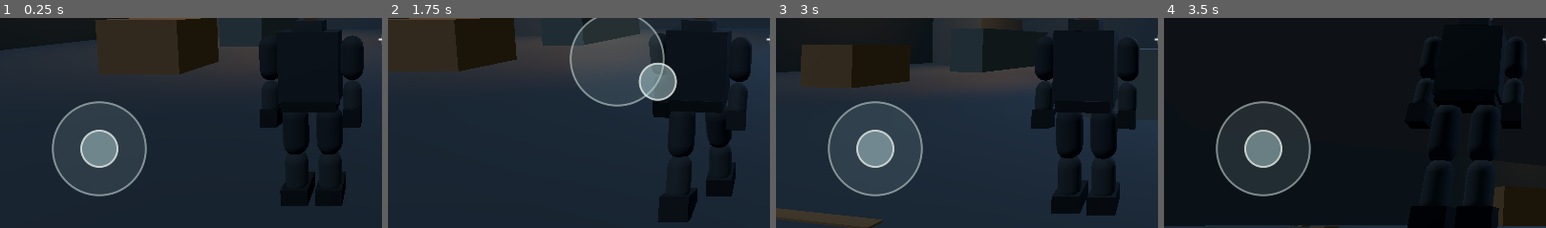
Above: before the commit, frames 1-4 (left to right).
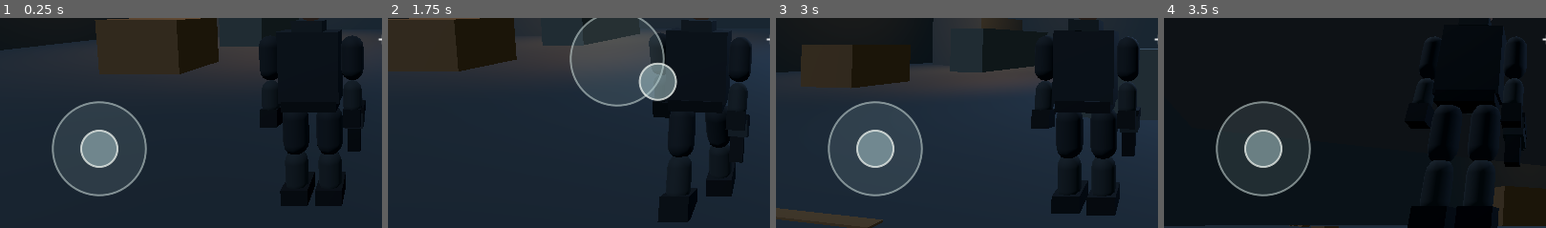
Above: after the commit, the same moments.

Repository: LoloscarPrr/Silent-murder
Game: Godot game, scene res://scenes/main.tscn
Two runs of this game, one before a commit and one after it. Both use one fixed random seed, a clock stepped at 60 frames per second and the inputs below.
Inputs (mouse positions are % of the whole screen's width and height, from its top left):
- Up to frame 1 (0.25 s): no input
- Up to frame 2 (1.75 s): tap Enter at 0.5 s; move the mouse to (72, 44) at 0.52 s; hold Right (ui_right) 0.53-1.25 s; click (72, 44) at 0.67 s; drag from (30, 54) to (45, 69) at 1.27 s
- Up to frame 3 (3 s): move the mouse to (60, 26) at 2.02 s; hold Right (ui_right) 2.03-2.75 s; drag from (45, 69) to (20, 34) at 2.77 s
- Up to frame 4 (3.5 s): no input
The pictures show only the part of the screen within x 0-50%, y 44-94%; the shares and areas given below are measured in that part.

The runs differ from the first frame. In frame 1, 0.5% of the frame differs, in the area x 91-96%, y 39-64%; in frame 2, 0.5%; in frame 3, 0.6%, in the area x 90-96%, y 43-66%; in frame 4, less than 0.1%.

Commit message:
feat(0.3): integrar disparo, recarga y municion al protagonista

Diff:
--- a/scripts/player_controller.gd
+++ b/scripts/player_controller.gd
@@ -1,10 +1,12 @@
 extends CharacterBody3D
-## Silent Murder v0.2 — responsive analog movement, crouch collision,
+## Silent Murder v0.3 — responsive motion, aim and training pistol,
 ## articulated locomotion and obstacle-aware over-shoulder camera.
 
 signal status_changed(status: String)
+signal ammo_changed(magazine: int, reserve: int)
 
 const VISUAL_SCRIPT = preload("res://scripts/operative_visual.gd")
+const WEAPON_SCRIPT = preload("res://scripts/weapon_controller.gd")
 const WALK_SPEED := 3.75
 const SPRINT_SPEED := 6.2
 const CROUCH_SPEED := 1.85
@@ -30,6 +32,7 @@
 var _collider: CollisionShape3D
 var _capsule: CapsuleShape3D
 var _visual: Node3D
+var _weapon
 
 func _ready() -> void:
  name = "SilentMurder_Operative"
@@ -38,7 +41,14 @@
  _visual = VISUAL_SCRIPT.new()
  add_child(_visual)
  _make_camera()
- status_changed.emit("Movimiento mejorado • Alpha 0.2")
+ _weapon = WEAPON_SCRIPT.new()
+ _weapon.operative = self
+ _weapon.camera = _camera
+ _weapon.visual = _visual
+ _weapon.ammo_updated.connect(_on_ammo_updated)
+ _weapon.shot_report.connect(_on_shot_report)
+ add_child(_weapon)
+ status_changed.emit("Pistola de entrenamiento • Alpha 0.3")
 
 func _physics_process(delta: float) -> void:
  rotation.y = lerp_angle(rotation.y,_desired_yaw,minf(1.0,TURN_SMOOTH*delta))
@@ -99,7 +109,24 @@
  is_aiming = not is_aiming
  if is_aiming:
   is_sprinting = false
- status_changed.emit("Apuntando (arma en una fase futura)" if is_aiming else "Explorando")
+ status_changed.emit("Modo puntería" if is_aiming else "Explorando")
+
+func set_fire_held(held: bool) -> void:
+ if _weapon != null:
+  _weapon.set_trigger_held(held)
+
+func reload_weapon() -> void:
+ if _weapon != null:
+  _weapon.request_reload()
+
+func get_ammo_label() -> String:
+ return _weapon.get_ammo_label() if _weapon != null else "-- / --"
+
+func _on_ammo_updated(magazine: int, reserve: int) -> void:
+ ammo_changed.emit(magazine,reserve)
+
+func _on_shot_report(message: String) -> void:
+ status_changed.emit(message)
 
 func _make_collision() -> void:
  _capsule = CapsuleShape3D.new()
